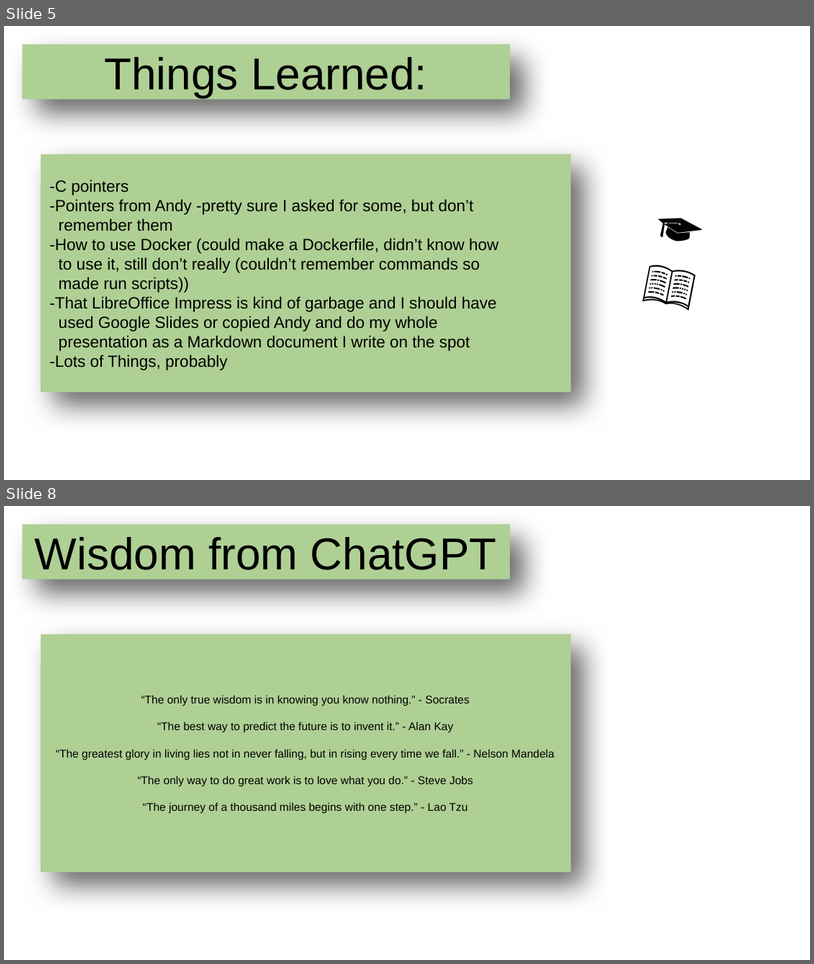
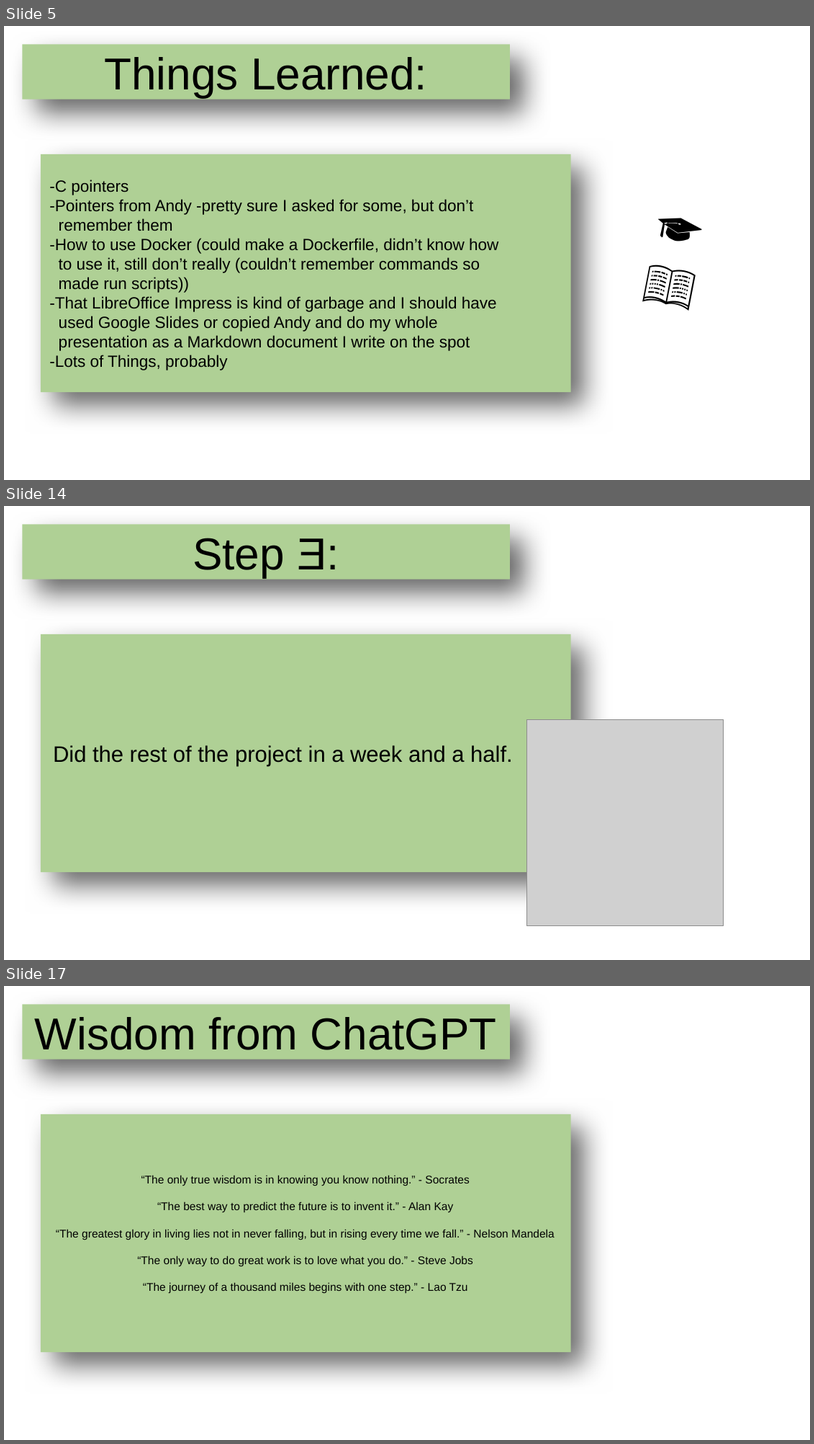
Before and after one commit to echoofskyz/ugrproj, a slide deck: docs/presentation.odp. Shown one above the other, each under a label of ours: slides 5 and 8 before the commit, slides 5, 14 and 17 after it; the slides between them are not shown. The pictures are 814x964 and 814x1444 pixels, drawn with LibreOffice and Linux fonts; fonts in the diff are those of the drawing; grey boxes stand for pictures; background and template pictures are left out. Boxes give left, top, right and bottom in pixels: in the first picture for what was removed or moved away, otherwise in the second. Text is boxed around its words. In the diff, an @@ line names an element or a change of style, - is before the commit and + after.

```diff
--- a/docs/presentation.odp
+++ b/docs/presentation.odp
@@ slide 14 added at <box>4,506,810,960</box>, background picture (left out) @@
@@ title added at <box>22,524,510,579</box>, fill #AFD095, 44 pt, text #000000 @@
+Step Ǝ:
@@ title added at <box>41,634,571,872</box>, fill #AFD095, 22 pt, text #000000 @@
+Did the rest of the project in a week and a half.
@@ picture added at <box>527,720,724,925</box> @@
@@ what was slide 8 is now slide 17 @@
```
Also in this commit, not shown: 2 slides changed, 9 other slides added, 1 slide removed, 2 other files.
